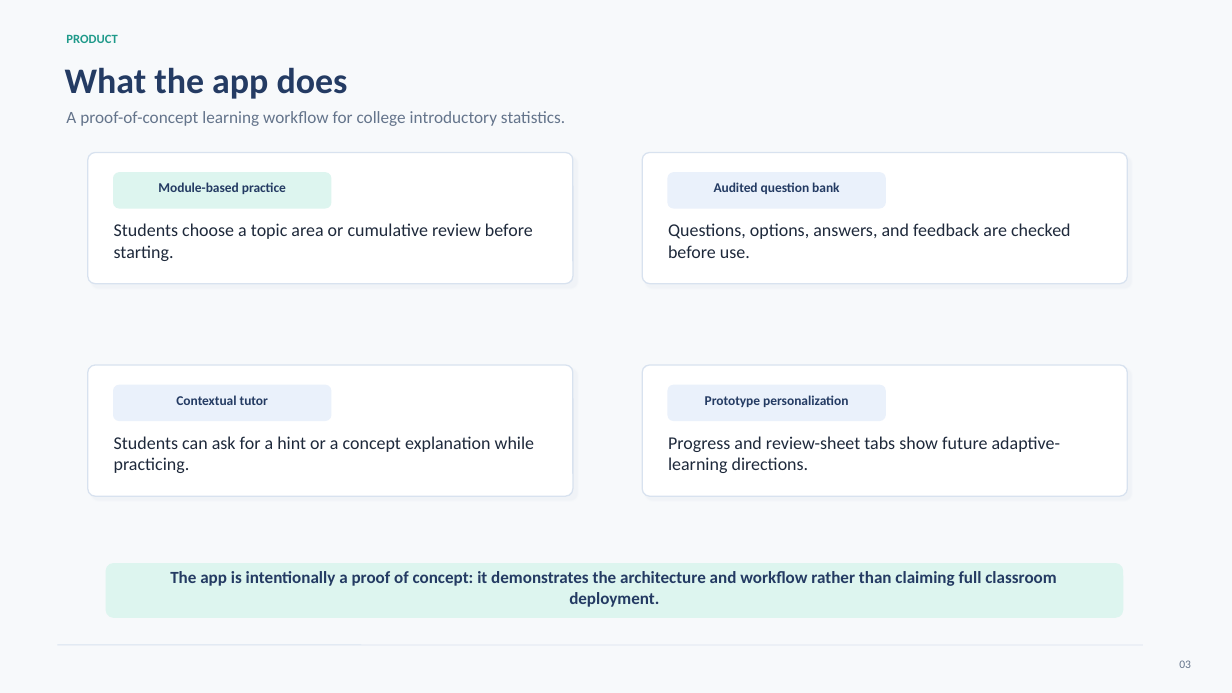
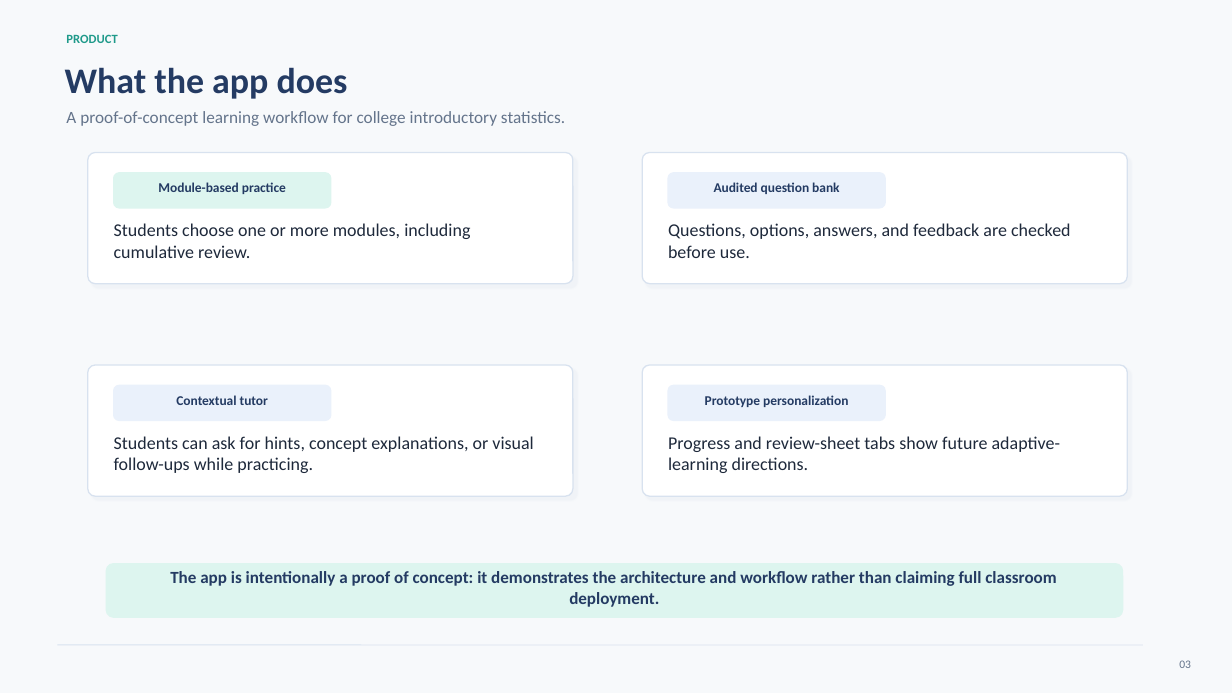
Before and after one commit to ZaidGhazi/Intro-to-Statistics-Study-App, a slide deck: slide 3 of intro_stats_study_app_presentation_cleaned_v2.pptx. Drawn at 1232x693 pixels with LibreOffice and Linux fonts; fonts in the diff are those of the drawing. Boxes give left, top, right and bottom in pixels: in the first picture for what was removed or moved away, otherwise in the second. Text is boxed around its words. In the diff, an @@ line names an element or a change of style, - is before the commit and + after.

Commit message:
Update tutor visual logic and presentation docs

```diff
--- a/intro_stats_study_app_presentation_cleaned_v2.pptx
+++ b/intro_stats_study_app_presentation_cleaned_v2.pptx
@@ text at [114,223,470,258]: text changed @@
-Students choose a topic area or cumulative review before starting.
+Students choose one or more modules, including cumulative review.
@@ text at [114,436,533,473]: text changed @@
-Students can ask for a hint or a concept explanation while practicing.
+Students can ask for hints, concept explanations, or visual follow-ups while practicing.
```
Also in this commit, not shown: 9 other slides changed, 11 other files.
